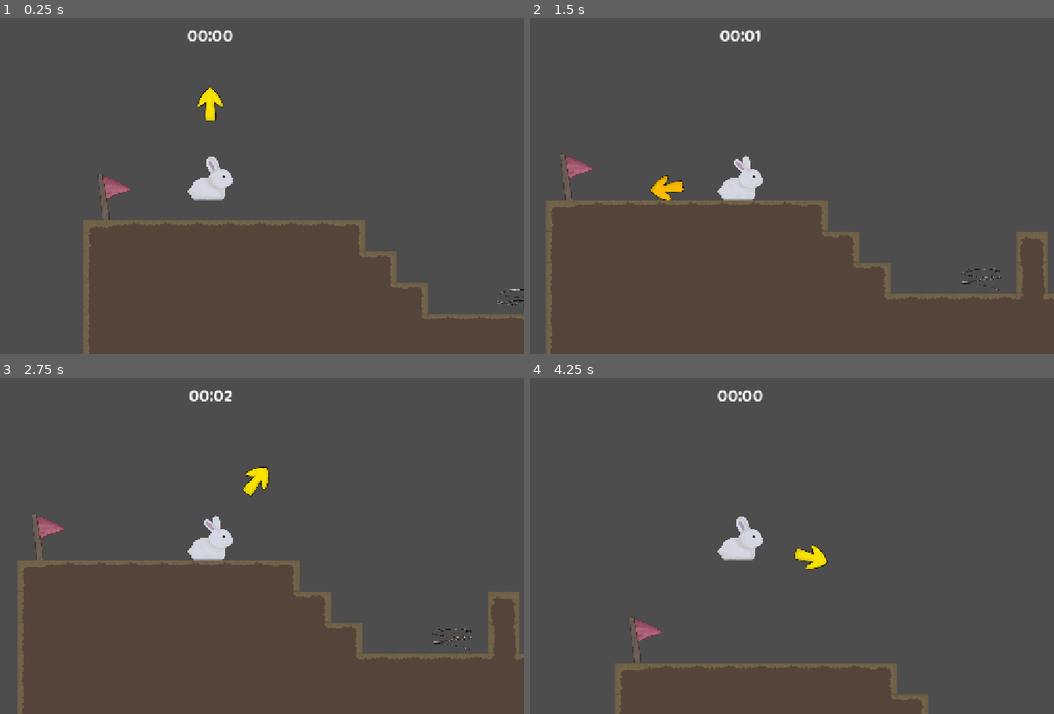
Above: before the commit, frames 1-4 (two rows, left to right).
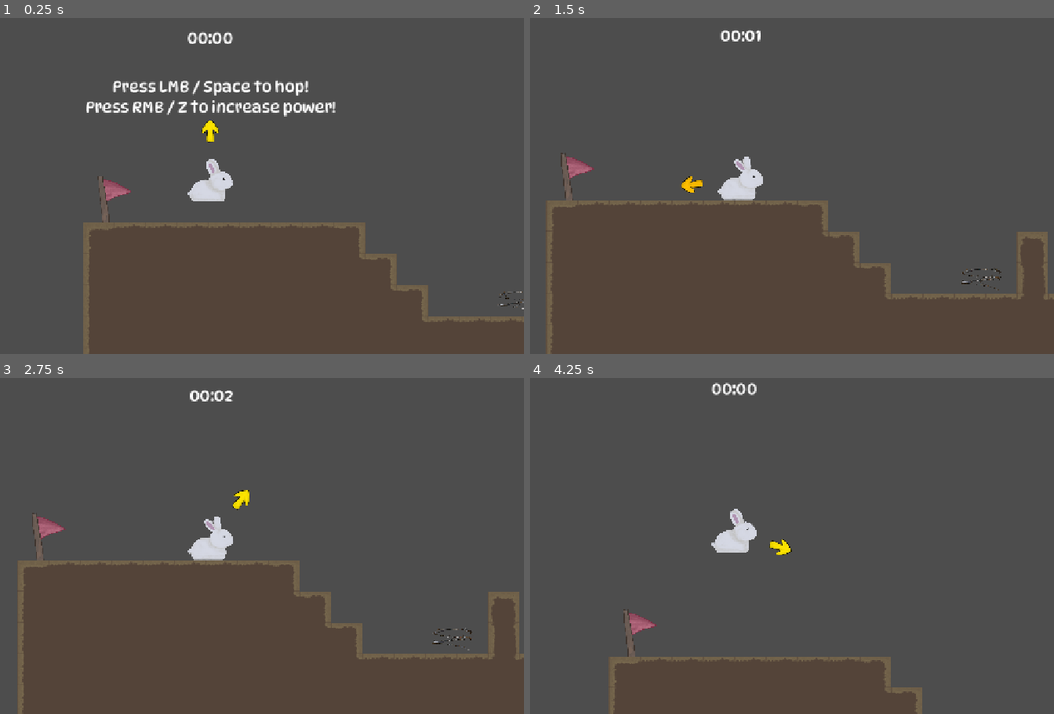
Above: after the commit, the same moments.

Repository: kaskadiia/haven-jam
Game: Godot game, scene res://scenes/game.tscn
Two runs of this game, one before a commit and one after it. Both use one fixed random seed, a clock stepped at 60 frames per second and the inputs below.
Inputs (mouse positions are in pixels of both pictures, inside the frame that each line leads up to):
- Up to frame 1 (0.25 s): no input
- Up to frame 2 (1.5 s): move the mouse to (875, 159) at 0.52 s; click (875, 159) at 0.6 s; click (875, 159) at 0.77 s; click (875, 159) at 1.07 s; move the mouse to (613, 196) at 1.27 s; tap Z (charge) at 1.35 s
- Up to frame 3 (2.75 s): click (83, 556) at 1.52 s; click (83, 556) at 1.55 s; click (83, 556) at 1.82 s; move the mouse to (272, 458) at 2.02 s; click (272, 458) at 2.1 s
- Up to frame 4 (4.25 s): move the mouse to (708, 609) at 2.77 s; tap Z (charge) at 2.85 s; click (708, 609) at 3.02 s; click (708, 609) at 3.05 s; click (708, 609) at 3.32 s; move the mouse to (928, 589) at 3.52 s; click (928, 589) at 3.6 s; click (928, 589) at 3.77 s; click (928, 589) at 4.07 s; tap R (restart level) at 4.15 s

The runs differ from the first frame. In frame 1, 3.5% of the frame differs, in the area x 15-100%, y 3-99%; in frame 2, 0.6%; in frame 3, 0.6%; in frame 4, 3.4%.

Commit message:
Add various texts
Fails, success, tutorial

Diff:
--- a/scenes/camera_ui.tscn
+++ b/scenes/camera_ui.tscn
@@ -17,7 +17,7 @@
 grow_horizontal = 2
 grow_vertical = 2
 
-[node name="FailScreen" type="Label" parent="." unique_id=1199146736]
+[node name="Results" type="Label" parent="." unique_id=1199146736]
 visible = false
 layout_mode = 1
 anchors_preset = 8
@@ -32,7 +32,7 @@
 grow_horizontal = 2
 grow_vertical = 2
 pivot_offset_ratio = Vector2(0.5, 0.5)
-text = "A failure!
+text = "Hm...
 Press R to Restart"
 label_settings = SubResource("LabelSettings_tgbg3")
 horizontal_alignment = 1
--- a/scenes/game.tscn
+++ b/scenes/game.tscn
@@ -121,10 +121,13 @@
 position = Vector2(3, 141)
 
 [node name="Camera2D" type="Camera2D" parent="Player" unique_id=382253848]
+position_smoothing_enabled = true
+position_smoothing_speed = 25.0
 
 [node name="CameraUI" parent="Player/Camera2D" unique_id=642200899 instance=ExtResource("2_p57ef")]
 
 [node name="TileMapLayer" type="TileMapLayer" parent="." unique_id=1025248284]
+z_index = -1
 tile_map_data = PackedByteArray("AAD+/wQAAAAKAAAAAAD//wQAAAAKAAAAAAAAAAQAAAAKAAAAAAABAAQAAAAKAAAAAAACAAQAAAAKAAAAAAADAA …(5040 unchanged characters)…
 tile_set = SubResource("TileSet_uci4i")
 
--- a/scenes/player.tscn
+++ b/scenes/player.tscn
@@ -56,7 +56,8 @@
 shape = SubResource("CapsuleShape2D_rjr5b")
 
 [node name="Indicator" type="AnimatedSprite2D" parent="." unique_id=1241155966]
-scale = Vector2(0.75, 0.75)
+z_index = 5
+scale = Vector2(0.5, 0.5)
 sprite_frames = SubResource("SpriteFrames_uci4i")
 autoplay = "default"
 frame_progress = 0.9832568
--- a/scripts/player.gd
+++ b/scripts/player.gd
@@ -1,16 +1,21 @@
 extends CharacterBody2D
 
-@onready var failUI = $Camera2D/CameraUI/FailScreen
+@onready var failUI = $Camera2D/CameraUI/Results
 @onready var timer = $Camera2D/CameraUI/Timer
 @onready var indicator = $Indicator
 
 @export var charge: float
 @export var goal: bool = false
+@export var canMove: bool = true
 
 var mousePos: Vector2
 var hue: float = 0.15
 var direction: Vector2
 var distance: float
+
+func _ready() -> void:
+	failUI.visible = true
+	failUI.text = "Press LMB / Space to hop!\nPress RMB / Z to increase power!"
 
 func _physics_process(delta: float) -> void:
 	direction = self.global_position.direction_to(mousePos)
@@ -35,10 +40,12 @@
 			charge = 0
 			hue = 0.15
 	# Hop
-	if Input.is_action_just_pressed("jump") and is_on_floor():
+	if Input.is_action_just_pressed("jump") and is_on_floor() and canMove == true:
 		velocity = direction * 250 * (1 + charge)
 		charge = 0
 		hue = 0.15
+		if failUI.visible == true:
+			failUI.visible = false
 
 	# Restart
 	if Input.is_action_pressed("restart level"):
@@ -49,15 +56,30 @@
 		goal = false
 		charge = 0
 		hue = 0.15
+		canMove = true
 	move_and_slide()
 
-# Fail
+# Results
+const resultsText = [
+	"Unfortunate...",
+	"oof",
+	"A fail...",
+	"Try again!!",
+	"You can bounce back!!!",
+	"You got this!!"
+]
+
 func _on_hitbox_area_entered(area: Area2D) -> void:
 	if area.is_in_group("danger"):
 		velocity = Vector2(velocity.x * 0.0,velocity.y * 0.0)
 		failUI.visible = true
+		failUI.text = resultsText[randi_range(0,len(resultsText)) - 1] + "\nPress R to Restart"
+		canMove = false
 	if area.is_in_group("goal"):
 		goal = true
 	if area.is_in_group("finalgoal"):
 		if goal == true:
+			canMove = false
+			failUI.visible = true
+			failUI.text = "Amazing! Cleared in " + timer.text + "!\nPress R to Restart"
 			print("wowow you win!!!")
--- a/scripts/stopwatch.gd
+++ b/scripts/stopwatch.gd
@@ -10,5 +10,4 @@
 	minutes = int(time_elapsed) / 60
 	seconds = int(time_elapsed) % 60
 	time_string = "%02d:%02d" % [minutes,seconds]
-	print(time_string)
 	text = str(time_string)
